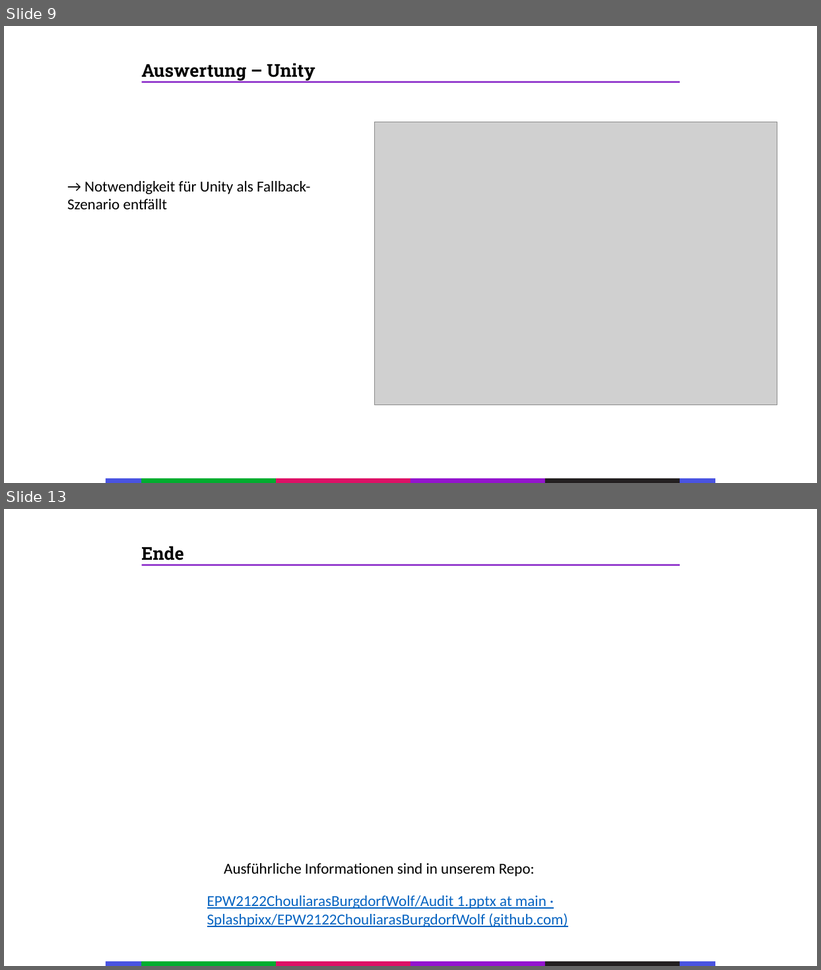
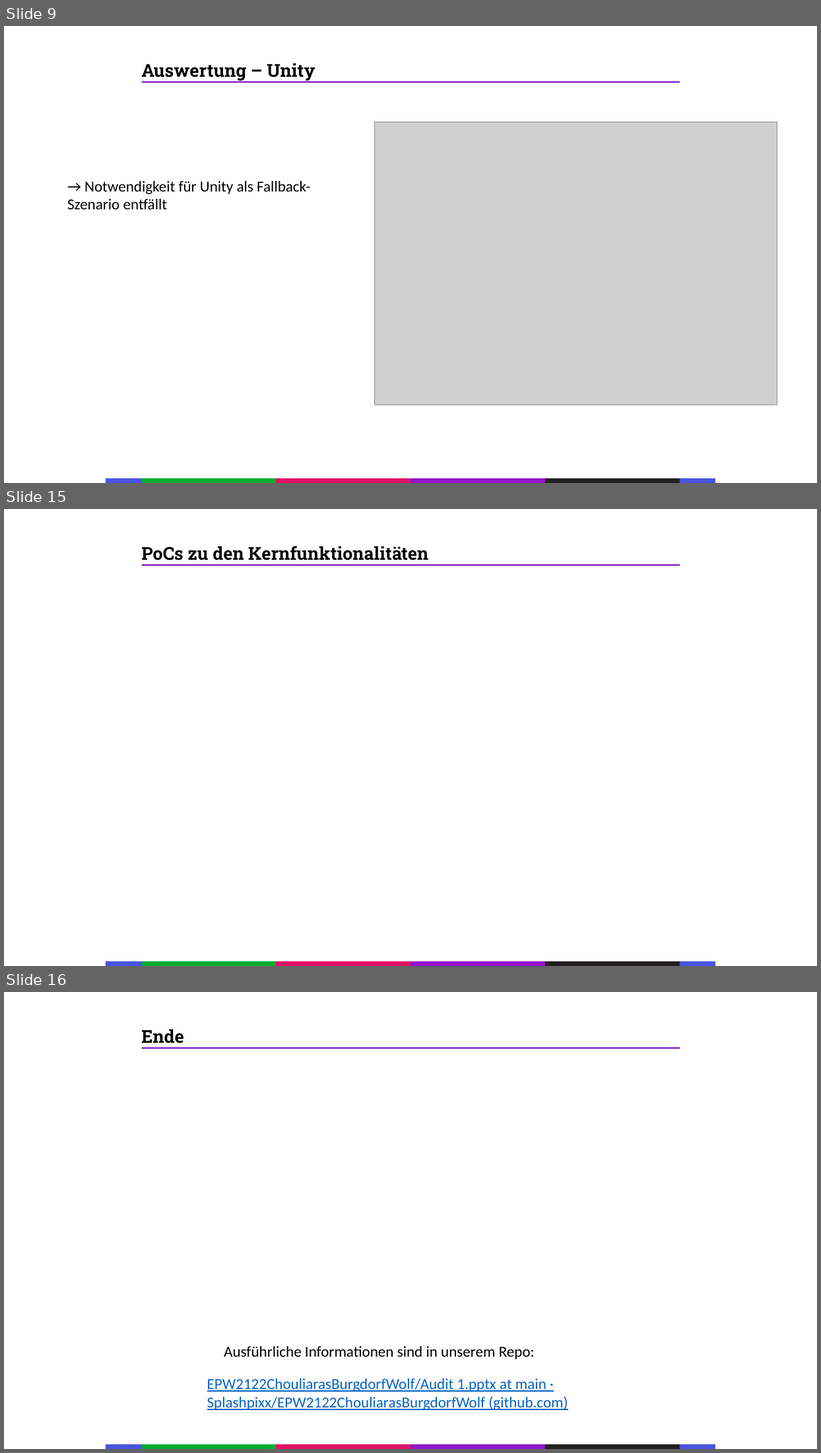
Before and after one commit to Splashpixx/EPW2122ChouliarasBurgdorfWolf, a slide deck: Audits/WS2122_ChouliarasBurgdorfWolf_Audit2.pptx. Shown one above the other, each under a label of ours: slides 9 and 13 before the commit, slides 9, 15 and 16 after it; the slides between them are not shown. The pictures are 821x970 and 821x1453 pixels, drawn with LibreOffice and Linux fonts; fonts in the diff are those of the drawing; grey boxes stand for pictures. Boxes give left, top, right and bottom in pixels: in the first picture for what was removed or moved away, otherwise in the second. Text is boxed around its words. In the diff, an @@ line names an element or a change of style, - is before the commit and + after.

```diff
--- a/Audits/WS2122_ChouliarasBurgdorfWolf_Audit2.pptx
+++ b/Audits/WS2122_ChouliarasBurgdorfWolf_Audit2.pptx
@@ slide 15 added at [4, 509, 817, 966], background #FFFFFF @@
@@ text added at [141, 546, 428, 564], 21 pt, text #000000, bold @@
+PoCs zu den Kernfunktionalitäten
@@ line added from (142, 565) to (680, 565), #8723C7 2 pt @@
@@ group added at [106, 962, 716, 966]: 6 rectangles @@
@@ what was slide 13 is now slide 16 @@
```
Also in this commit, not shown: 6 slides changed, 2 other slides added, 8 other files.
